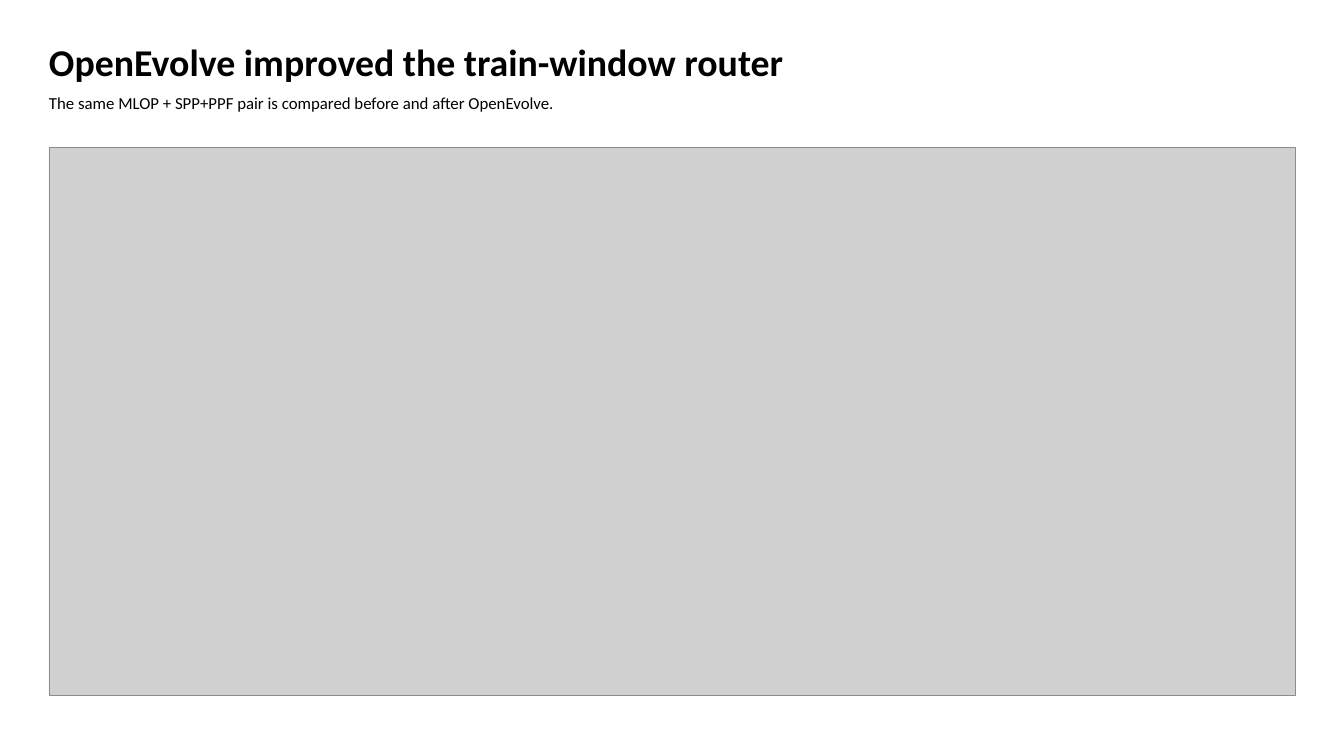
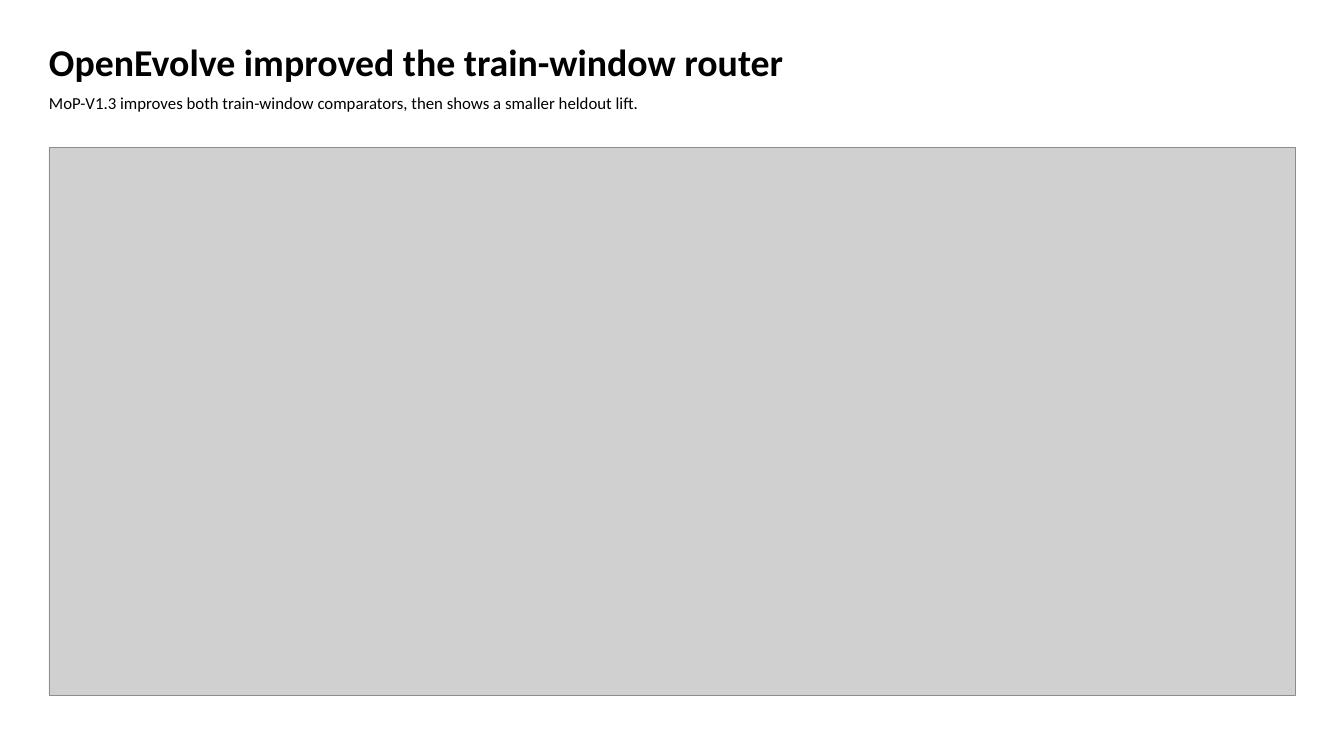
Before and after one commit to GithuBarry/Mixture-of-Prefetchers, a slide deck: slide 4 of slides/mop_stage2_final/output/output.pptx. Drawn at 1344x756 pixels with LibreOffice and Linux fonts; fonts in the diff are those of the drawing; grey boxes stand for pictures. Boxes give left, top, right and bottom in pixels: in the first picture for what was removed or moved away, otherwise in the second. Text is boxed around its words. In the diff, an @@ line names an element or a change of style, - is before the commit and + after.

```diff
--- a/slides/mop_stage2_final/output/output.pptx
+++ b/slides/mop_stage2_final/output/output.pptx
@@ text at bbox=[49, 97, 638, 112]: text changed @@
-The same MLOP + SPP+PPF pair is compared before and after OpenEvolve.
+MoP-V1.3 improves both train-window comparators, then shows a smaller heldout lift.
```
Also in this commit, not shown: 7 other slides changed, 11 other files.
